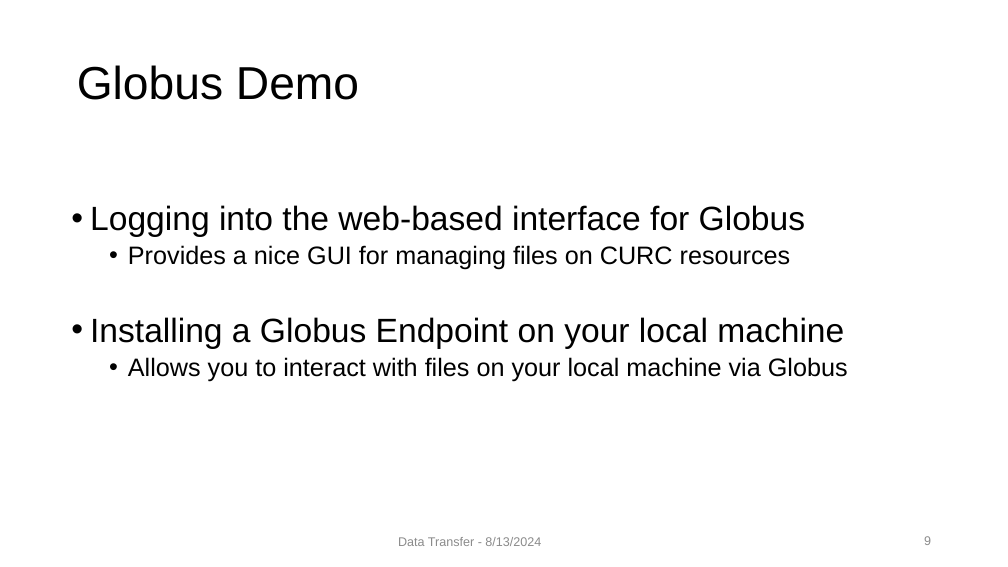
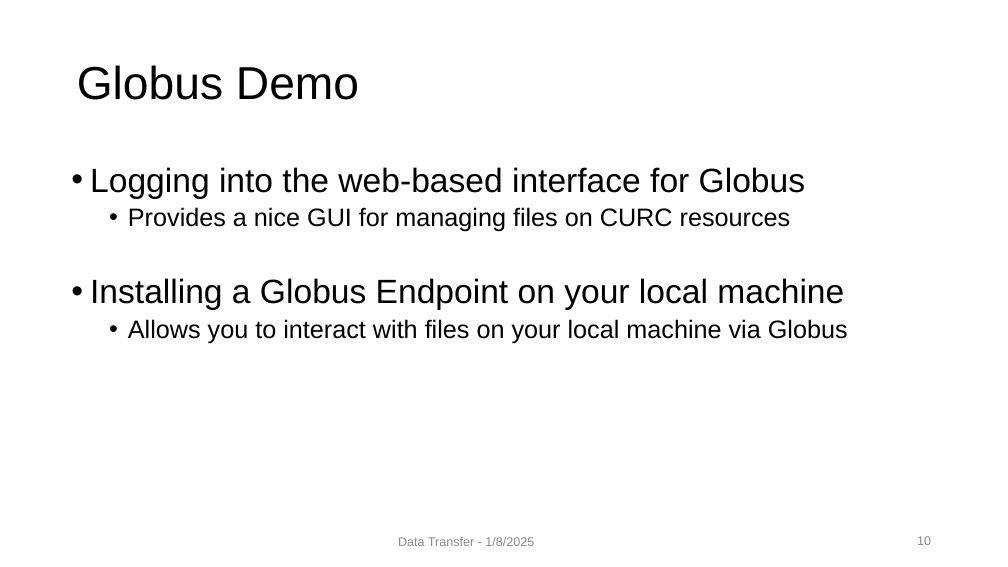
Before and after one commit to mohalkh5/hpc_fundamentals_micro_credential, a slide deck: slide 10 of transferring_data/File_transfer.pptx (slide 9 before the commit). Drawn at 1008x567 pixels with LibreOffice and Linux fonts; fonts in the diff are those of the drawing; background and template pictures are left out. Boxes give left, top, right and bottom in pixels: in the first picture for what was removed or moved away, otherwise in the second. Text is boxed around its words. In the diff, an @@ line names an element or a change of style, - is before the commit and + after.

Commit message:
Updating File_Transfer.pdf and File_Transfer.pptx
Updates made:
 - updated the date
 - added UST slide
 - fixed 2 links for RTD

```diff
--- a/transferring_data/File_transfer.pptx
+++ b/transferring_data/File_transfer.pptx
@@ text "Logging into the web-based interface ...": place and size @@
-text "Logging into the web-based interface ..." at <box>90,205,848,382</box>
+text "Logging into the web-based interface ..." at <box>90,167,848,343</box>
@@ text at <box>398,537,534,546</box>: text changed @@
-Data Transfer - 8/13/2024
+Data Transfer - 1/8/2025
@@ page number at <box>917,536,931,545</box>: text changed @@
-9
+10
```
Also in this commit, not shown: 19 other slides changed, 1 slide added, 1 other file.
